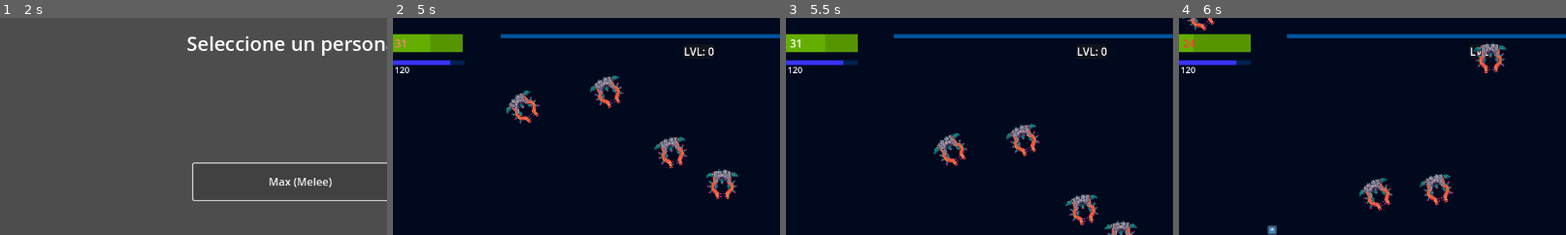
Above: before the commit, frames 1-4 (left to right).
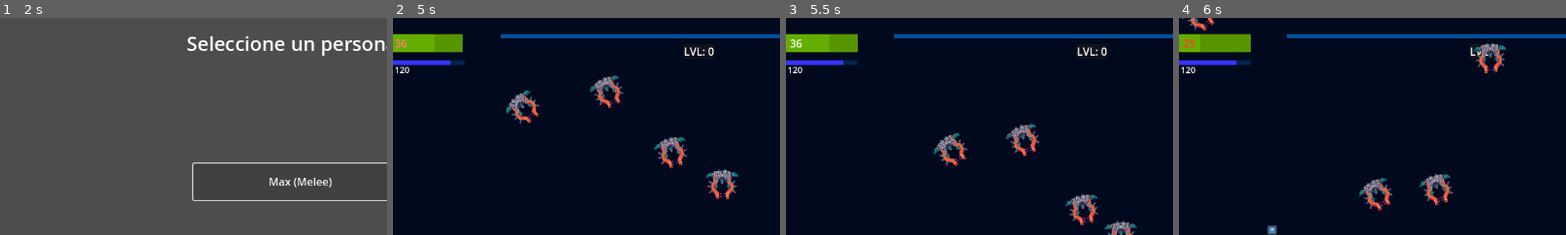
Above: after the commit, the same moments.

Repository: bkerz/VoidShips
Game: Godot game, scene res://Scenes/GUI_UI/MainUI/mainMenu.tscn
Same seed, same stepped clock (60 frames per second), same inputs: the game is played once before the commit and once after it. The engine's default icon, where the game draws it, is replaced by a stand-in: a white triangle on a blue panel in a dark square.
Inputs (mouse positions are % of the whole screen's width and height, from its top left):
- Up to frame 1 (2 s): click "Jugar" at 0.5 s; click "Max (Melee)" at 1.25 s
- Up to frame 2 (5 s): click "Ir al Mundo" at 2 s; tap Enter at 2.75 s; move the mouse to (72, 45) at 2.77 s; tap A (A) at 2.85 s; click (72, 45) at 2.92 s; tap D (D) at 3.05, 3.6 s; move the mouse to (30, 55) at 3.52 s; click (30, 55) at 3.67 s; tap S (S) at 3.8, 4.35 s; move the mouse to (60, 28) at 4.27 s; press the mouse at (60, 28) at 4.28 s
- Up to frame 3 (5.5 s): move the mouse to (45, 70) at 5.02 s; release the mouse at (45, 70) at 5.03 s; click (45, 70) at 5.1 s; tap A (A) at 5.3 s
- Up to frame 4 (6 s): move the mouse to (80, 65) at 5.77 s; tap A (A) at 5.85 s; click (80, 65) at 5.92 s
The pictures show only the part of the screen within x 11-61%, y 0-50%; the shares and areas given below are measured in that part.

Frame 1 is identical in both runs. In frame 2, 0.1% of the frame differs, in the area x 2-11%, y 7-16%; in frame 3, 0.1%; in frame 4, 0.2%, in the area x 2-6%, y 7-16%.

Commit message:
Limpiando codigo
no crash

Diff:
--- a/Scenes/GUI_UI/PlayerGUI/AtaquePrincipalScritp.gd
+++ /dev/null
@@ -1,10 +0,0 @@
-extends Sprite2D
-
-
-func reflex():
-	$"../AnimationPlayer".play("press")
-
-
-func _on_animation_player_animation_finished(anim_name):
-	if anim_name== "press":
-		$"../ProgressBar".value= 0
--- a/Singletons/GLOBALMANAGER.gd
+++ b/Singletons/GLOBALMANAGER.gd
@@ -1,6 +1,6 @@
 extends Node
 
-const playerMaxLife= 40
+const playerMaxLife= 45
 const playerMaxVelocidad= 300
 const playerMaxAtaque= 20
 
